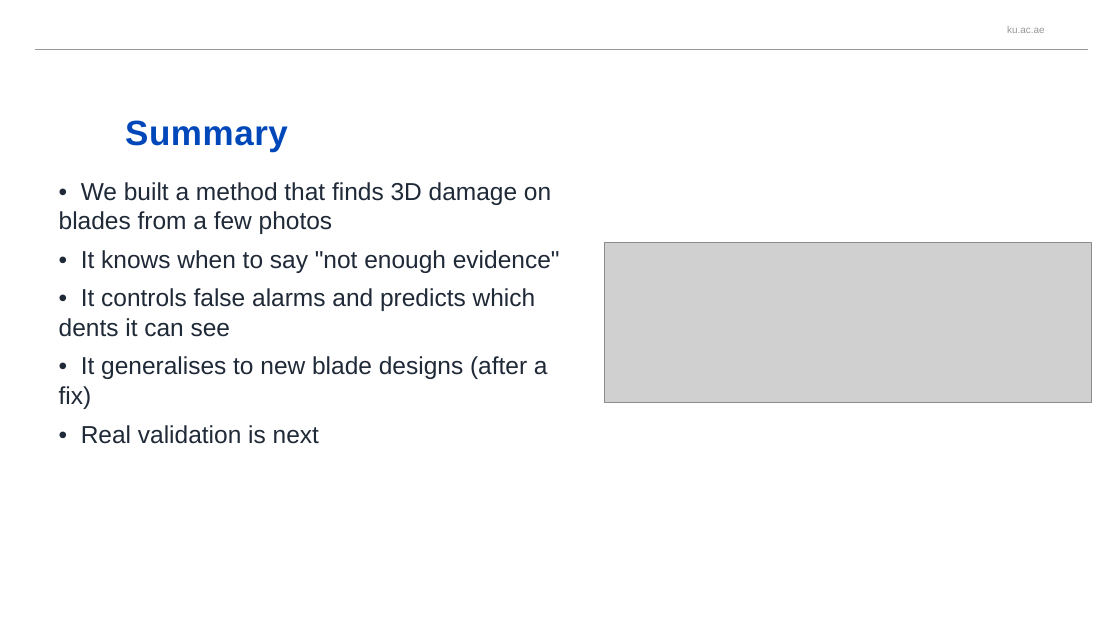
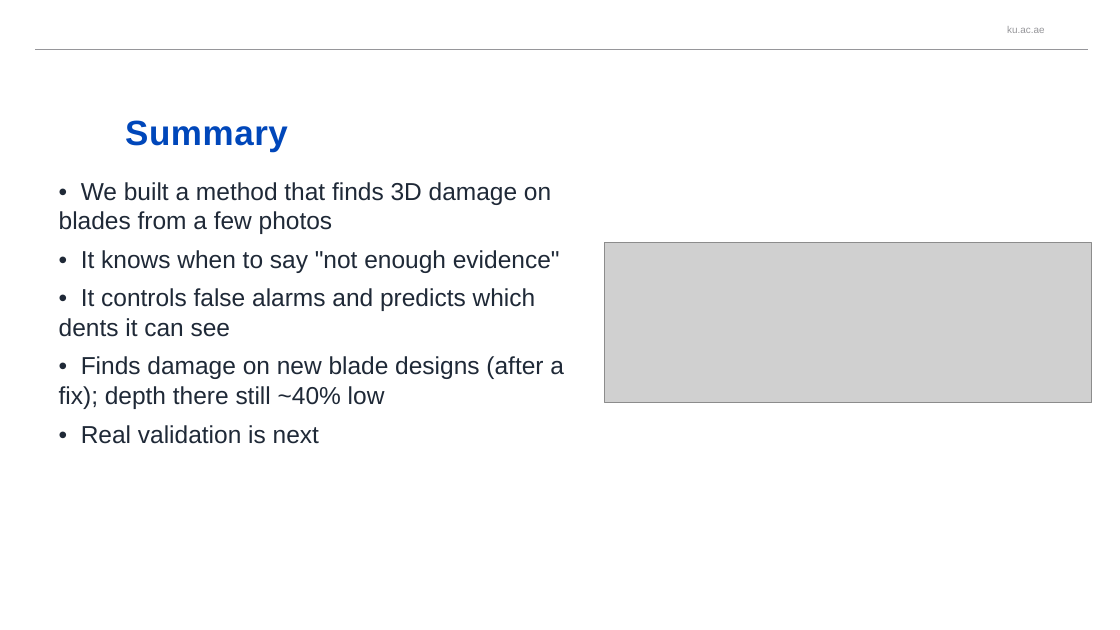
Before and after one commit to afeefaaazam03/3D-Jetblade, a slide deck: slide 22 of media/BladeDelta_presentation.pptx (slide 18 before the commit). Drawn at 1120x630 pixels with LibreOffice and Linux fonts; fonts in the diff are those of the drawing; grey boxes stand for pictures; background and template pictures are left out. Boxes give left, top, right and bottom in pixels: in the first picture for what was removed or moved away, otherwise in the second. Text is boxed around its words. In the diff, an @@ line names an element or a change of style, - is before the commit and + after.

```diff
--- a/media/BladeDelta_presentation.pptx
+++ b/media/BladeDelta_presentation.pptx
@@ text at [59, 356, 564, 409]: text changed @@
-• It generalises to new blade designs (after a fix)
+• Finds damage on new blade designs (after a fix); depth there still ~40% low
```
Also in this commit, not shown: 5 slides added.
